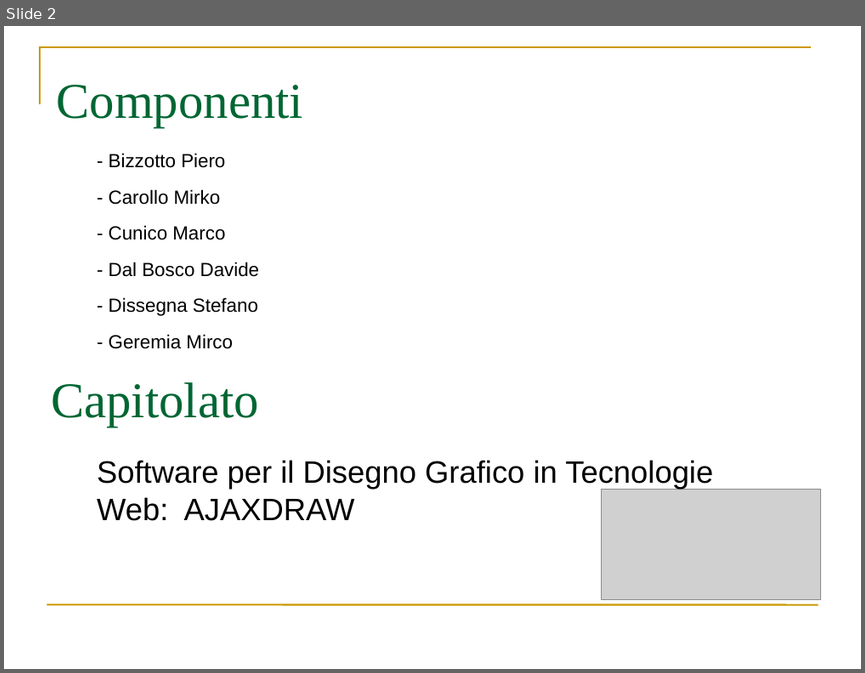
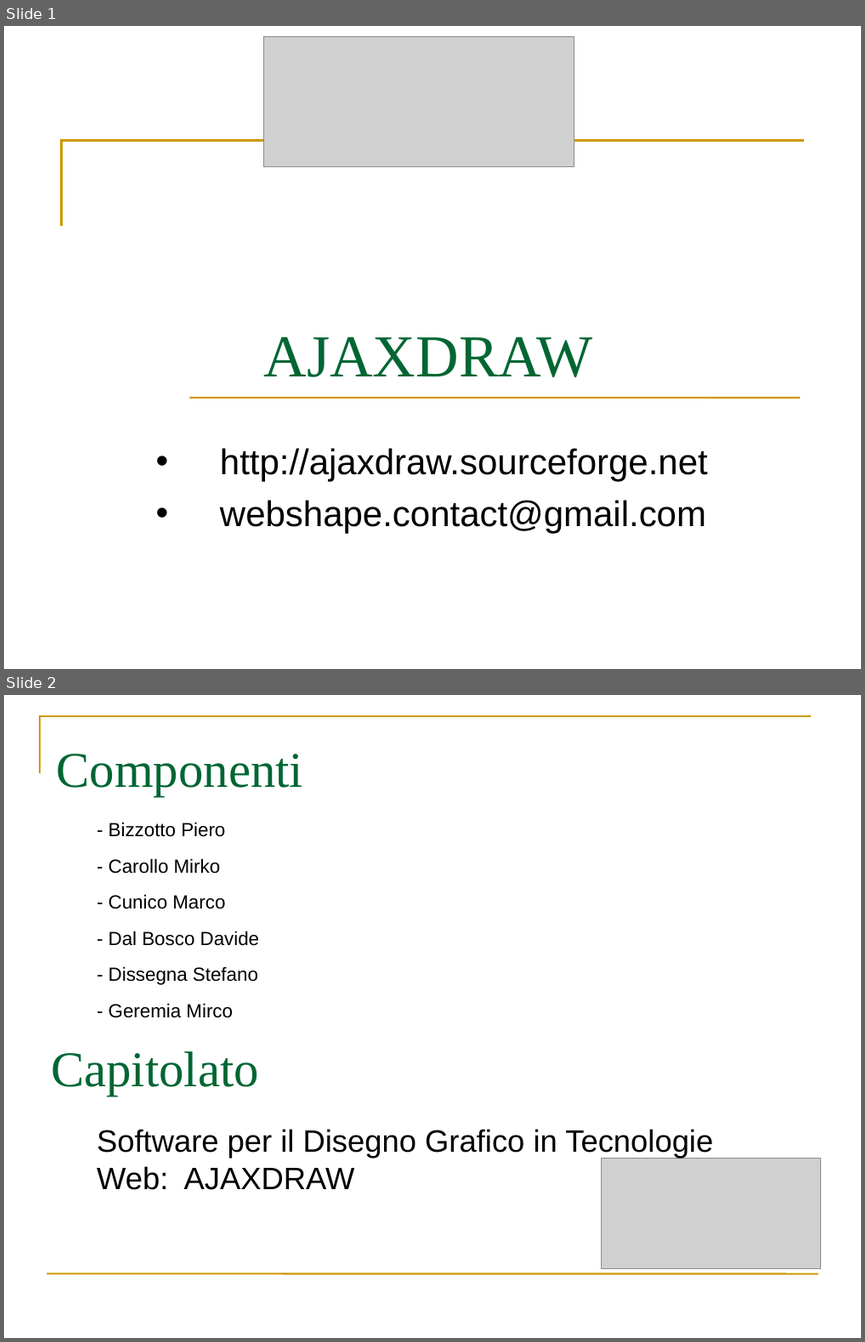
Before and after one commit to webshape/ajaxdraw, a slide deck: doc/PresentazioneRR/PresentazioneIniziale.ppt. Shown one above the other, each under a label of ours: slide 2 before the commit, slides 1 and 2 after it. The pictures are 865x673 and 865x1342 pixels, drawn with LibreOffice and Linux fonts; fonts in the diff are those of the drawing; grey boxes stand for pictures. Boxes give left, top, right and bottom in pixels: in the first picture for what was removed or moved away, otherwise in the second. Text is boxed around its words. In the diff, an @@ line names an element or a change of style, - is before the commit and + after.

```diff
--- a/doc/PresentazioneRR/PresentazioneIniziale.ppt
+++ b/doc/PresentazioneRR/PresentazioneIniziale.ppt
@@ slide 1 added at box(4, 26, 861, 669), background #FFFFFF @@
@@ picture added at box(263, 37, 574, 166) @@
@@ freeform shape added at box(62, 140, 804, 226), outline #CC9900 2.01 pt @@
@@ title added at box(264, 336, 593, 377), 50 pt, text #006633 @@
+AJAXDRAW
@@ line added from (190, 397) to (800, 397), #CC9900 1.5 pt @@
@@ text added at box(220, 448, 708, 533), 30 pt, text #000000 @@
+• http://ajaxdraw.sourceforge.net
+• webshape.contact@gmail.com
```
Also in this commit, not shown: 1 slide removed, 2 other files.
